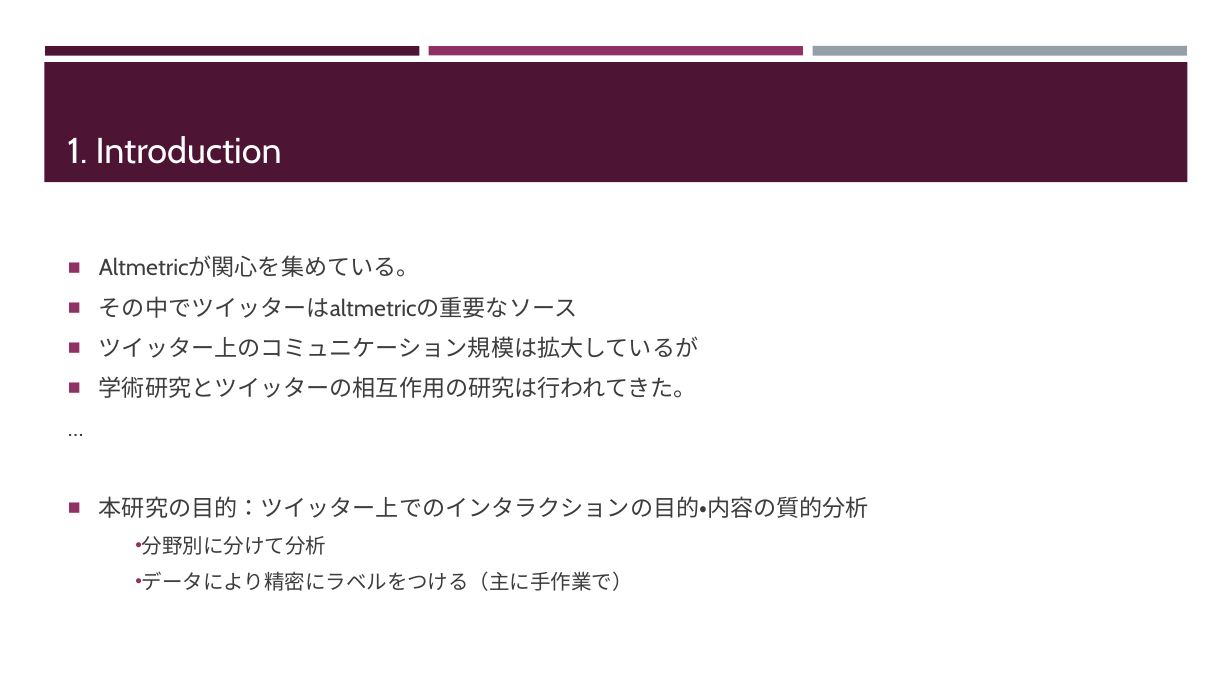
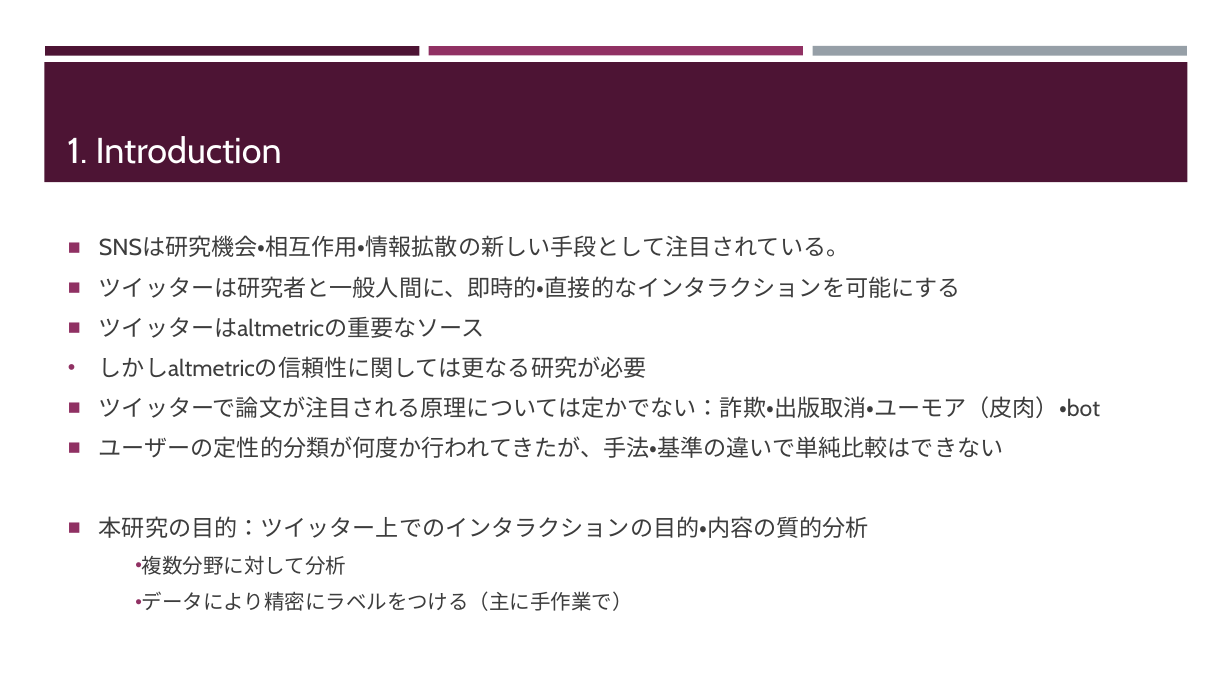
Before and after one commit to Hweemyoung/mastersdegree, a slide deck: slide 4 of altmetrics/presen/paper_review_2/paper_review_2.pptx (slide 3 before the commit). Drawn at 1232x693 pixels with LibreOffice and Linux fonts; fonts in the diff are those of the drawing. Boxes give left, top, right and bottom in pixels: in the first picture for what was removed or moved away, otherwise in the second. Text is boxed around its words. In the diff, an @@ line names an element or a change of style, - is before the commit and + after.

```diff
--- a/altmetrics/presen/paper_review_2/paper_review_2.pptx
+++ b/altmetrics/presen/paper_review_2/paper_review_2.pptx
@@ text at (99, 236, 1100, 458): text changed @@
-■ Altmetricが関心を集めている。
-■ その中でツイッターはaltmetricの重要なソース
-■ ツイッター上のコミュニケーション規模は拡大しているが
-■ 学術研究とツイッターの相互作用の研究は行われてきた。
-…
+■ SNSは研究機会・相互作用・情報拡散の新しい手段として注目されている。
+■ ツイッターは研究者と一般人間に、即時的・直接的なインタラクションを可能にする
+■ ツイッターはaltmetricの重要なソース
+• しかしaltmetricの信頼性に関しては更なる研究が必要
+■ ツイッターで論文が注目される原理については定かでない：詐欺・出版取消・ユーモア（皮肉）・bot
+■ ユーザーの定性的分類が何度か行われてきたが、手法・基準の違いで単純比較はできない
@@ text at (142, 555, 346, 575): text changed @@
-  • 分野別に分けて分析
+  • 複数分野に対して分析
```
Also in this commit, not shown: 6 other slides changed, 1 slide added, 3 other files.
